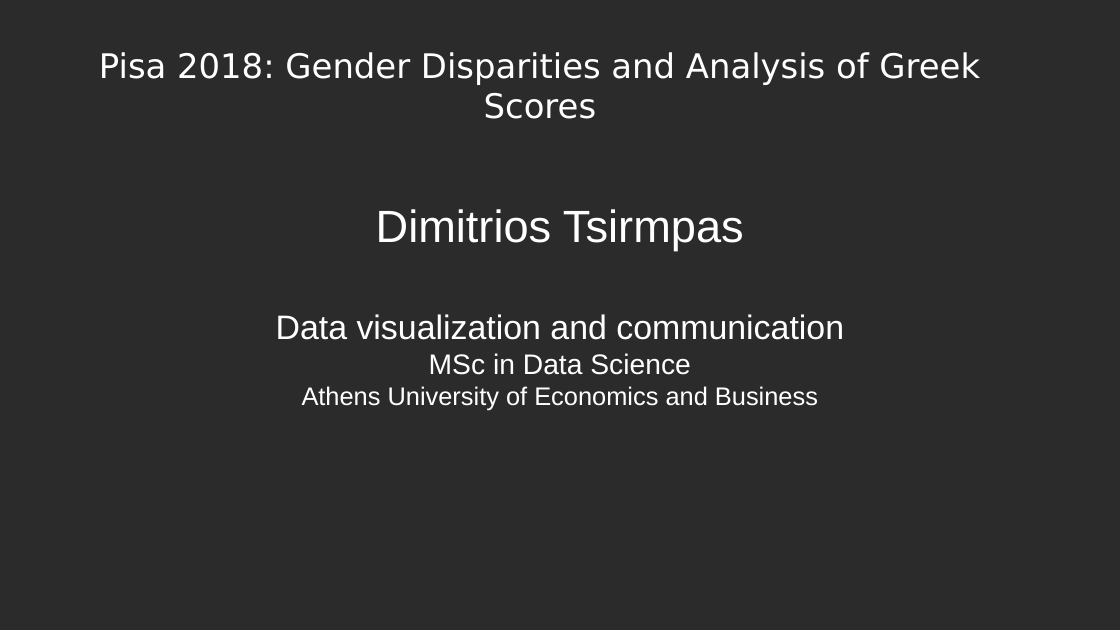
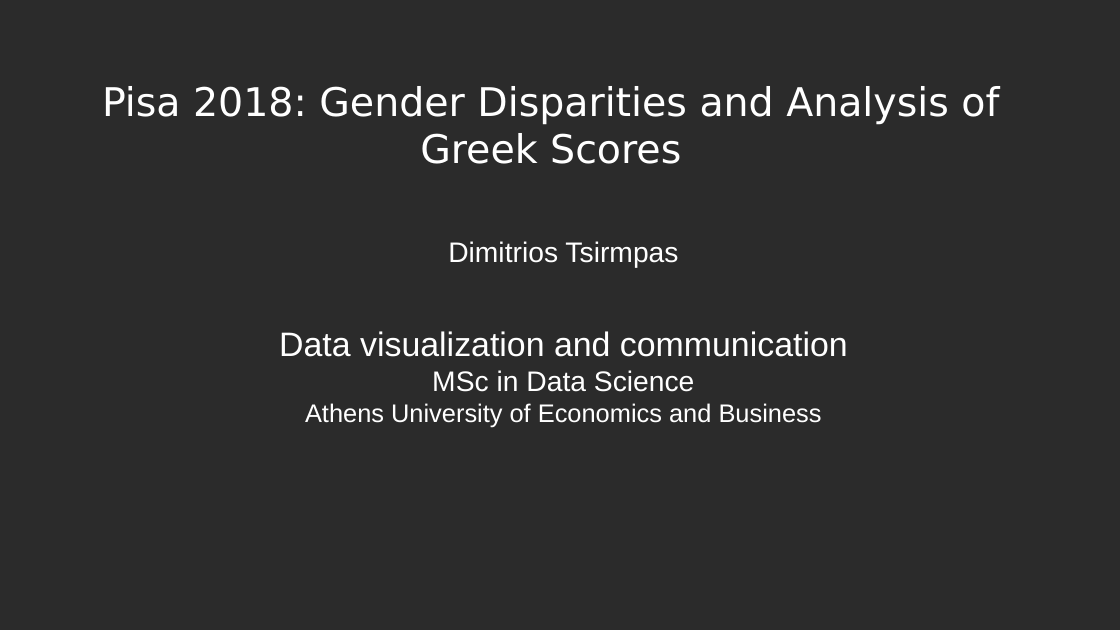
Before and after one commit to dimits-ts/visualization-assignments, a slide deck: slide 1 of presentation-static.odp. Drawn at 1120x630 pixels with LibreOffice and Linux fonts; fonts in the diff are those of the drawing; background and template pictures are left out; a plain dark background stands for a picture behind light text. Boxes give left, top, right and bottom in pixels: in the first picture for what was removed or moved away, otherwise in the second. Text is boxed around its words. In the diff, an @@ line names an element or a change of style, - is before the commit and + after.

```diff
--- a/presentation-static.odp
+++ b/presentation-static.odp
@@ title "Pisa 2018: Gender Disparities and ..." at (102, 86, 999, 164): size 24 to 28 pt @@
@@ subtitle "Dimitrios Tsirmpas": place and size @@
-subtitle "Dimitrios Tsirmpas" at (276, 209, 844, 411)
+subtitle "Dimitrios Tsirmpas" at (279, 241, 848, 427)
@@ subtitle at (448, 241, 678, 268): size 32 to 20 pt in "Dimitrios Tsirmpas" @@
```
Also in this commit, not shown: 4 other slides changed, 3 slides added.
